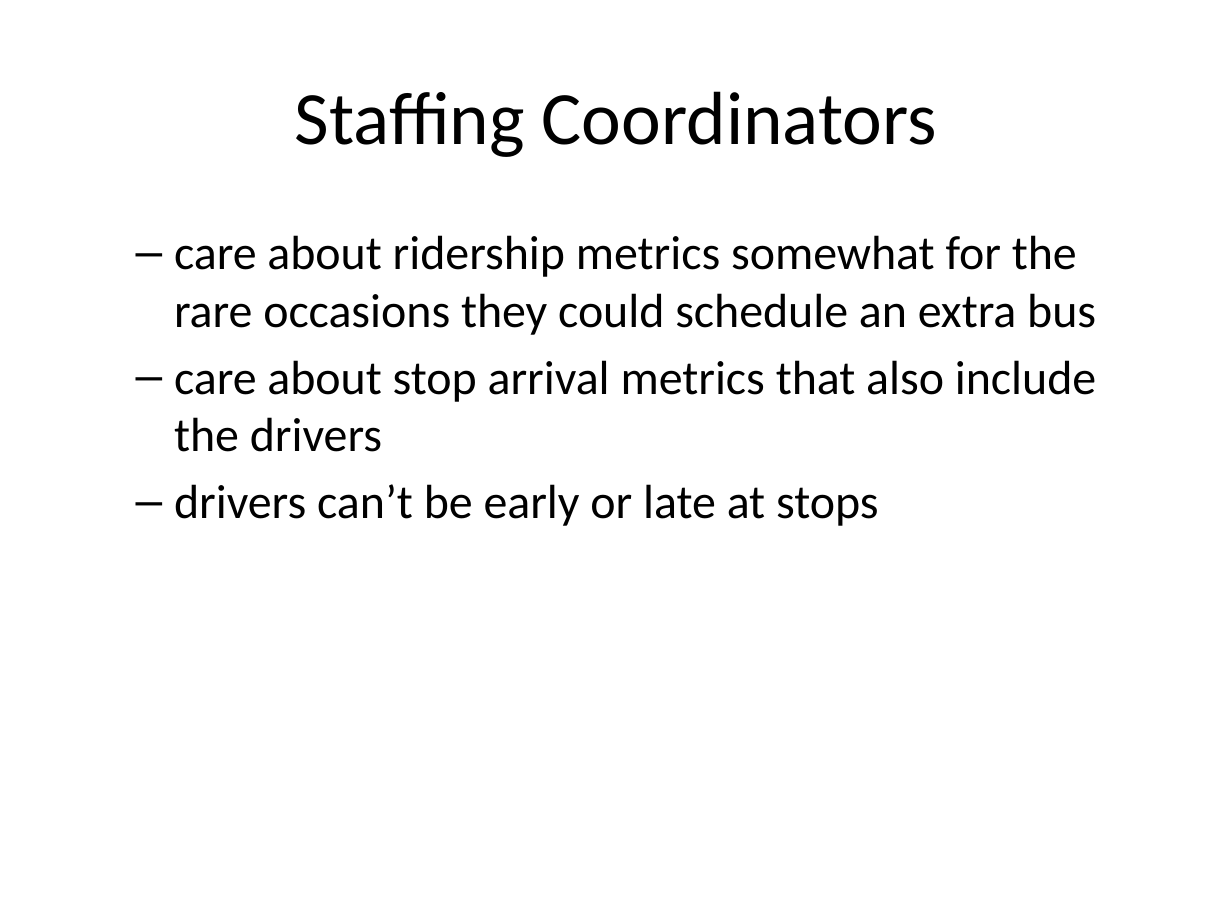
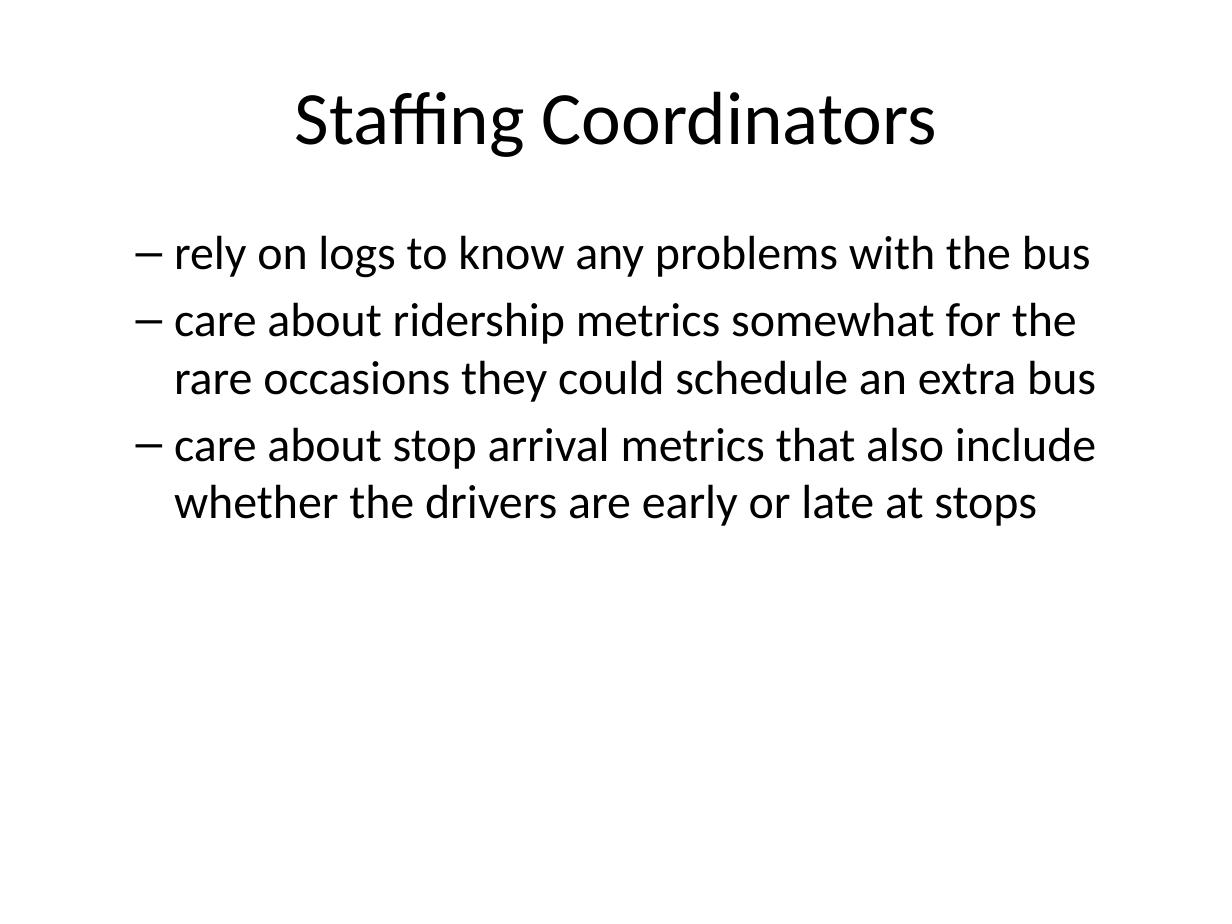
Before and after one commit to rhildred/INFO8985, a slide deck: slide 11 of observability/slides.pptx. Drawn at 1232x924 pixels with LibreOffice and Linux fonts; fonts in the diff are those of the drawing. Boxes give left, top, right and bottom in pixels: in the first picture for what was removed or moved away, otherwise in the second. Text is boxed around its words. In the diff, an @@ line names an element or a change of style, - is before the commit and + after.

```diff
--- a/observability/slides.pptx
+++ b/observability/slides.pptx
@@ text at bbox=[174, 235, 1091, 278]: paragraph added @@
+  – rely on logs to know any problems with the bus
@@ text at bbox=[174, 427, 1096, 526]: text changed @@
-  – care about stop arrival metrics that also include the drivers
-  – drivers can’t be early or late at stops
+  – care about stop arrival metrics that also include whether the drivers are early or late at stops
```
Also in this commit, not shown: 4 other slides changed, 7 slides added, 17 other files.
